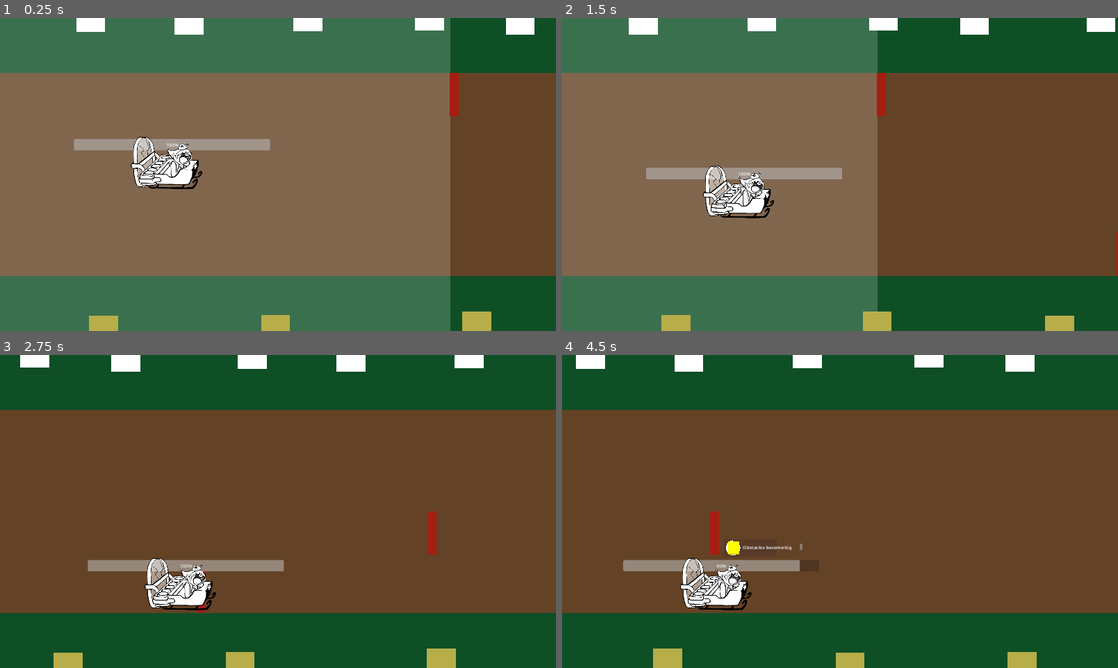
Above: before the commit, frames 1-4 (two rows, left to right).
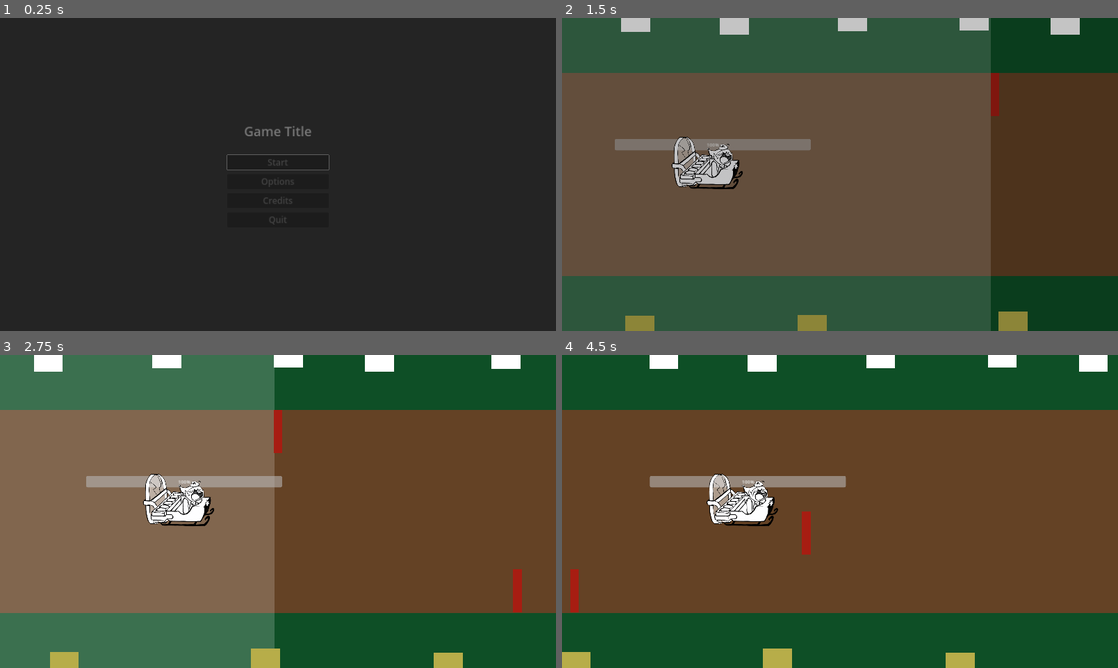
Above: after the commit, the same moments.

Repository: hsandt/ld53
Game: Godot game, scene res://scenes/main_menu_scene.tscn
The game is run twice, just before and just after one commit, with the same random seed, the same clock (stepped at 60 frames per second) and the same inputs. Before the commit the project starts from res://scenes/first_scene.tscn.
Inputs (mouse positions are in pixels of both pictures, inside the frame that each line leads up to):
- Up to frame 1 (0.25 s): no input
- Up to frame 2 (1.5 s): tap Enter (ui_accept) at 0.5, 0.77 s; move the mouse to (962, 158) at 0.52 s; hold Right (ui_right) 0.53-1.28 s; hold M (app_next_resolution) 0.53-1.28 s; click (962, 158) at 0.67 s; move the mouse to (728, 190) at 1.27 s; hold S (down) from 1.28 s (still down); tap N (app_prev_resolution) at 1.35 s
- Up to frame 3 (2.75 s): tap Enter (ui_accept) at 1.52 s; move the mouse to (333, 442) at 2.02 s; release S (down) at 2.03 s; hold Right (ui_right) from 2.03 s (still down); hold M (app_next_resolution) from 2.03 s (still down)
- Up to frame 4 (4.5 s): move the mouse to (812, 574) at 2.77 s; release Right (ui_right) at 2.78 s; release M (app_next_resolution) at 2.78 s; hold Up (ui_up) 2.78-3.53 s; tap N (app_prev_resolution) at 2.85, 4.35 s; click (812, 574) at 2.92 s; tap Enter (ui_accept) at 3.02, 3.77 s; move the mouse to (1006, 558) at 3.52 s; hold M (app_next_resolution) 3.53-4.28 s; hold Left (ui_left) from 3.53 s (still down); move the mouse to (673, 464) at 4.27 s

The runs differ from the first frame. In frame 1, 100% of the frame differs, in the area x 0-100%, y 0-100%; in frame 2, 65%; in frame 3, 51%; in frame 4, 9.8%.

Commit message:
[Cleanup] Restore default scene and bus volume, fix first scene BGM reference

Diff:
--- a/audio/default_bus_layout_custom.tres
+++ b/audio/default_bus_layout_custom.tres
@@ -7,7 +7,6 @@
 resource_name = "LowPassFilter"
 
 [resource]
-bus/0/volume_db = -80.0
 bus/1/name = &"SFX"
 bus/1/solo = false
 bus/1/mute = false
--- a/project.godot
+++ b/project.godot
@@ -11,7 +11,7 @@
 [application]
 
 config/name="LD 53"
-run/main_scene="res://scenes/first_scene.tscn"
+run/main_scene="res://scenes/main_menu_scene.tscn"
 config/features=PackedStringArray("4.0", "GL Compatibility")
 config/icon="res://icon.svg"
 
--- a/scenes/first_scene.tscn
+++ b/scenes/first_scene.tscn
@@ -1,8 +1,9 @@
-[gd_scene load_steps=11 format=3 uid="uid://ddxu5buxr3lp5"]
+[gd_scene load_steps=12 format=3 uid="uid://ddxu5buxr3lp5"]
 
 [ext_resource type="PackedScene" uid="uid://bkxvhy0xyc6my" path="res://prefabs/ingame/in_game_manager.tscn" id="1_i0ea3"]
 [ext_resource type="Texture2D" uid="uid://d0vvv3dcec8mu" path="res://sprites/white_square_1x1.png" id="1_pefx0"]
 [ext_resource type="PackedScene" uid="uid://bigtdfruv4w60" path="res://prefabs/pause_menu_custom.tscn" id="2_afo14"]
+[ext_resource type="AudioStream" uid="uid://ddhkhbl82shqs" path="res://audio/bgm/Level_WIP.ogg" id="2_bo6oh"]
 [ext_resource type="PackedScene" uid="uid://4n8e4dswbycl" path="res://prefabs/ingame/player_character_body_2d.tscn" id="3_82xke"]
 [ext_resource type="Script" path="res://scripts/audio/MusicStreamPlayer.gd" id="3_a3gc7"]
 [ext_resource type="Script" path="res://scripts/ingame/ScrollingCenter.gd" id="6_b3o2y"]
@@ -25,6 +26,7 @@
 [node name="MusicStreamPlayer" type="AudioStreamPlayer" parent="."]
 unique_name_in_owner = true
 process_mode = 3
+stream = ExtResource("2_bo6oh")
 volume_db = -10.0
 autoplay = true
 bus = &"Music"
